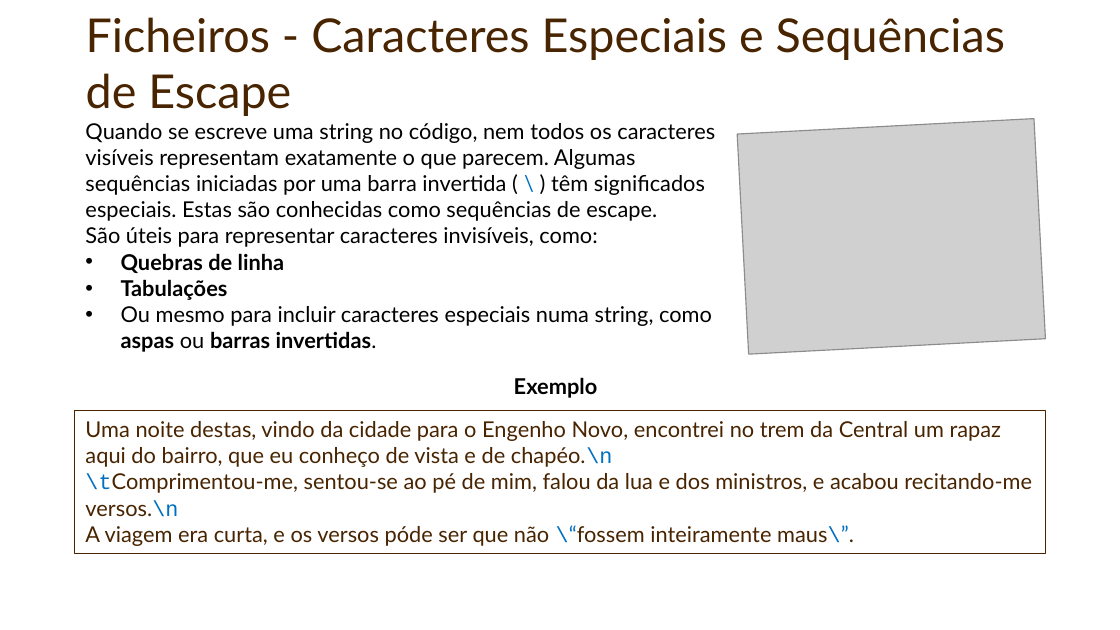
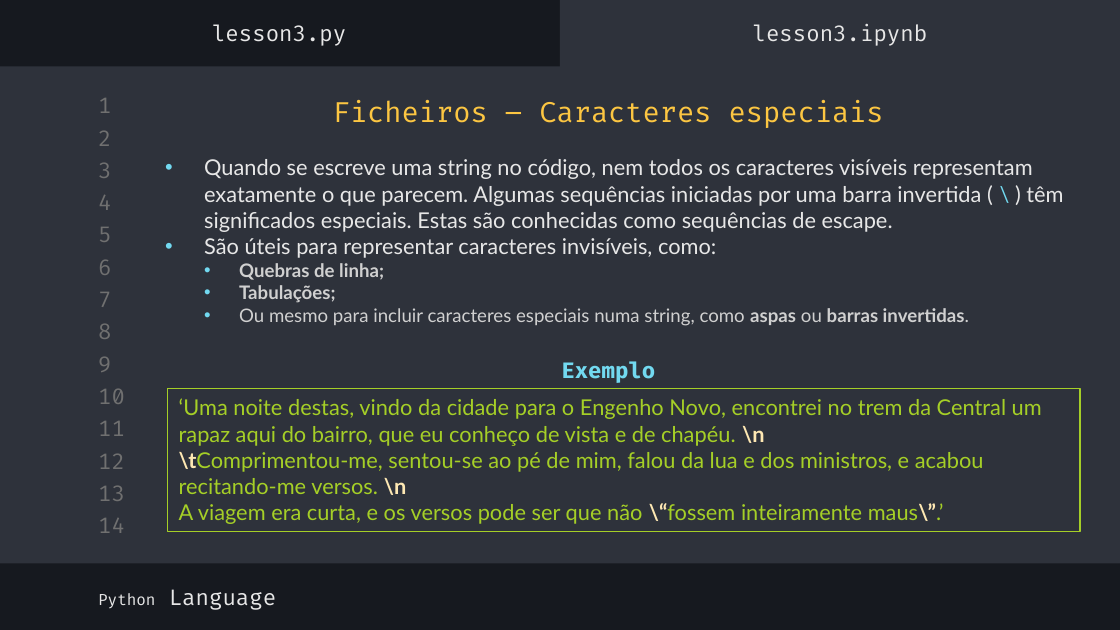
Before and after one commit to Vullkano/python-for-tech-leaders, a slide deck: slide 5 of 3. Data Visualization/Data Visualization.pptx (slide 4 before the commit). Drawn at 1120x630 pixels with LibreOffice and Linux fonts; fonts in the diff are those of the drawing; grey boxes stand for pictures; background and template pictures are left out. Boxes give left, top, right and bottom in pixels: in the first picture for what was removed or moved away, otherwise in the second. Text is boxed around its words. In the diff, an @@ line names an element or a change of style, - is before the commit and + after.

```diff
--- a/3. Data Visualization/Data Visualization.pptx
+++ b/3. Data Visualization/Data Visualization.pptx
@@ background picture (left out) to #16191F @@
@@ title removed at (86, 17, 1005, 116) @@
-Ficheiros - Caracteres Especiais e Sequências de Escape
@@ subtitle added at (212, 24, 346, 46), 14 pt, text #E7E7E7 @@
+lesson3.py
@@ rectangle added at (560, 0, 1120, 73), fill #2E323B @@
@@ subtitle added at (753, 24, 928, 46), 14 pt, text #E7E7E7 @@
+lesson3.ipynb
@@ rectangle added at (0, 66, 1120, 563), fill #2E323B @@
@@ text "Ficheiros – Caracteres especiais": place and size @@
-text "Ficheiros – Caracteres especiais" at (85, 123, 715, 352)
+text "Ficheiros – Caracteres especiais" at (204, 100, 1063, 326)
@@ text added at (98, 98, 111, 113), 14 pt, text #707070 @@
+1
@@ text at (333, 100, 884, 128): paragraph added @@
+Ficheiros – Caracteres especiais
@@ picture removed at (737, 119, 1045, 355) @@
@@ text added at (98, 131, 111, 146), 14 pt, text #707070 @@
+2
@@ text added at (98, 163, 111, 178), 14 pt, text #707070 @@
+3
@@ text at (204, 159, 1063, 326): text colour #000000 to #E7E7E7 in "Quando se escreve uma string no código, ...", "São úteis para representar caracteres invisíveis, como:"; text colour #0070C0 to #72D9F0 in "\"; size 14 to 12 pt, text colour #000000 to #D0D0D0 in "Ou mesmo para incluir caracteres especiais numa ..."; bullet none to •; list level 5 to 6 in "Ou mesmo para incluir caracteres ..."; bullet colour #000000 to #72D9F0 @@
@@ text added at (98, 195, 111, 210), 14 pt, text #707070 @@
+4
@@ text added at (98, 227, 111, 242), 14 pt, text #707070 @@
+5
@@ text added at (98, 260, 111, 275), 14 pt, text #707070 @@
+6
@@ text at (239, 263, 384, 303): text changed; size 14 to 12 pt; text colour #000000 to #D0D0D0 @@
-        • Quebras de linha
-        • Tabulações
+          • Quebras de linha;
+          • Tabulações;
@@ text added at (98, 292, 111, 307), 14 pt, text #707070 @@
+7
@@ text added at (98, 324, 111, 339), 14 pt, text #707070 @@
+8
@@ text added at (98, 357, 111, 372), 14 pt, text #707070 @@
+9
@@ text "Exemplo": place and size @@
-text "Exemplo" at (514, 377, 598, 398)
+text "Exemplo" at (561, 361, 655, 383)
@@ text "Exemplo" at (561, 361, 655, 383): font Lato to Fira Code, text colour #000000 to #72D9F0; alignment left to centre @@
@@ text added at (98, 389, 125, 404), 14 pt, text #707070 @@
+10
@@ rectangle "‘Uma noite destas, vindo da ...": place and size @@
-rectangle "‘Uma noite destas, vindo da ..." at (75, 410, 1046, 553)
+rectangle "‘Uma noite destas, vindo da ..." at (168, 389, 1081, 532)
@@ rectangle "‘Uma noite destas, vindo da ..." at (168, 389, 1081, 532): outline #482400 0.75 pt to #A5CF27 0.75 pt @@
@@ text in rectangle at (179, 398, 1042, 524): text changed; text colour #482400 to #A5CF27 @@
-Uma noite destas, vindo da cidade para o Engenho Novo, encontrei no trem da Central um rapaz aqui do bairro, que eu conheço de vista e de chapéo.\n
-\tComprimentou-me, sentou-se ao pé de mim, falou da lua e dos ministros, e acabou recitando-me versos.\n
-A viagem era curta, e os versos póde ser que não \“fossem inteiramente maus\”.
+‘Uma noite destas, vindo da cidade para o Engenho Novo, encontrei no trem da Central um rapaz aqui do bairro, que eu conheço de vista e de chapéu. \n
+\tComprimentou-me, sentou-se ao pé de mim, falou da lua e dos ministros, e acabou recitando-me versos. \n
+A viagem era curta, e os versos pode ser que não \“fossem inteiramente maus\”.’
@@ text added at (98, 421, 125, 436), 14 pt, text #707070 @@
+11
@@ text added at (98, 454, 125, 469), 14 pt, text #707070 @@
+12
@@ text added at (98, 486, 125, 501), 14 pt, text #707070 @@
+13
@@ text added at (98, 518, 125, 533), 14 pt, text #707070 @@
+14
@@ subtitle added at (98, 589, 276, 610), 14 pt, text #E7E7E7 @@
+Python Language
```
Also in this commit, not shown: 2 other slides changed, 4 slides added, 10 slides removed, 2 other files.
